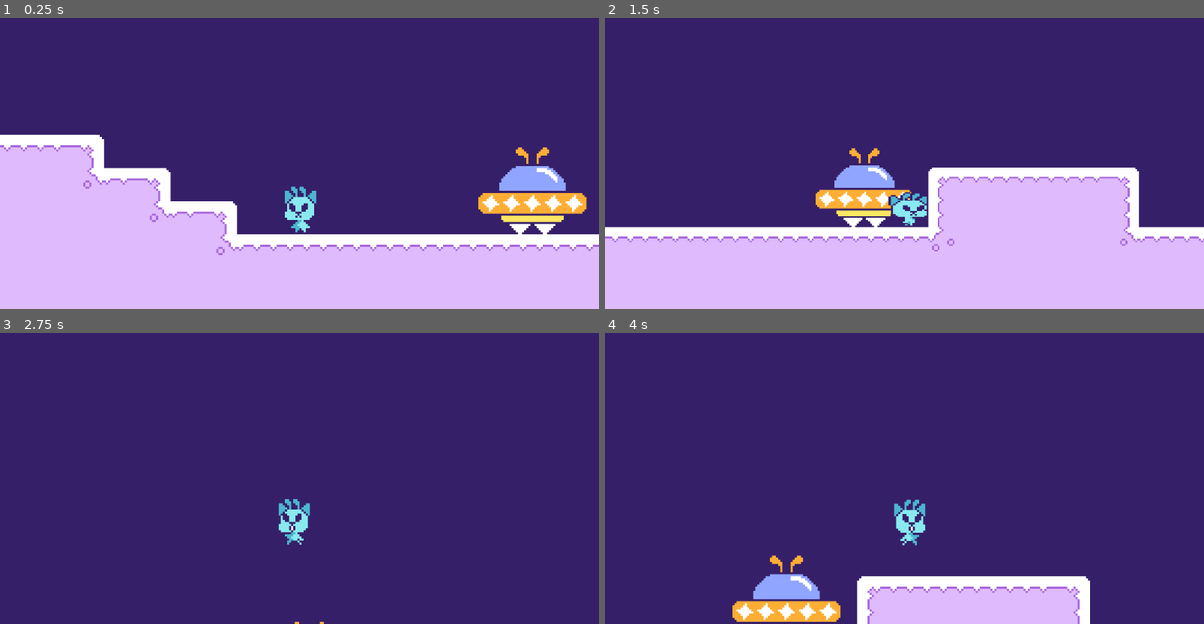
Above: before the commit, frames 1-4 (two rows, left to right).
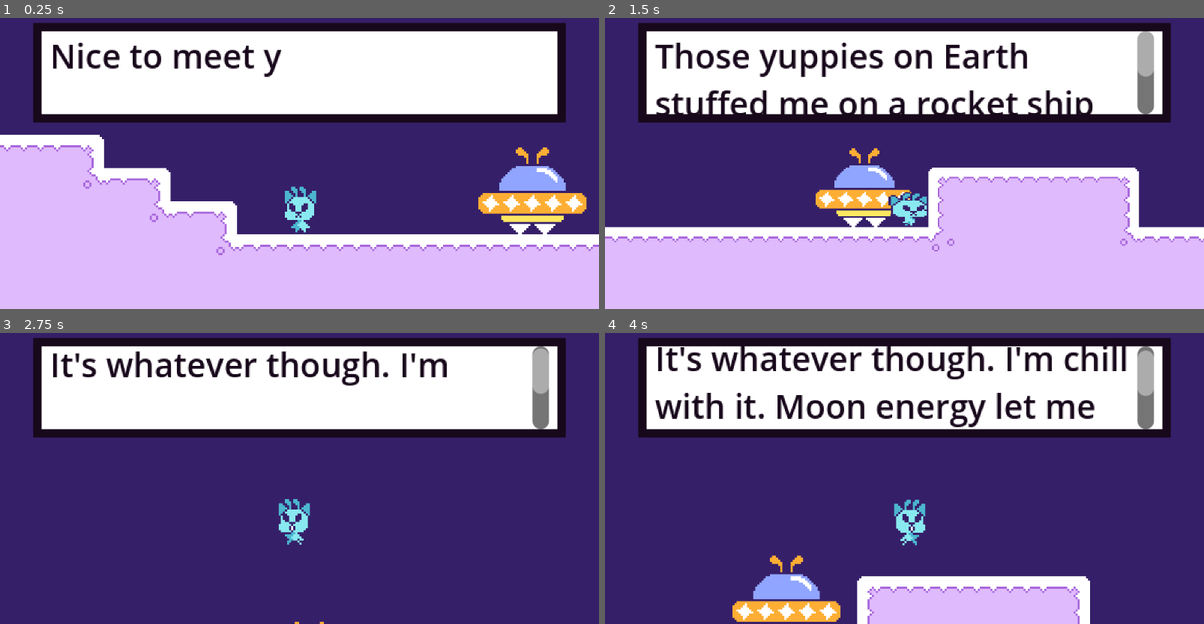
Above: after the commit, the same moments.

Repository: Zazorah/secret-santa-2025
Game: Godot game, scene res://World/Placeholder/TestRoom.tscn
Same seed, same stepped clock (60 frames per second), same inputs: the game is played once before the commit and once after it.
Inputs (mouse positions are in pixels of both pictures, inside the frame that each line leads up to):
- Up to frame 1 (0.25 s): no input
- Up to frame 2 (1.5 s): move the mouse to (1036, 146) at 0.52 s; hold Space (advance_text, bound only after the commit) 0.53-1.28 s; hold D (move_right) from 0.53 s (still down); tap W (jump) at 0.77 s; move the mouse to (784, 175) at 1.27 s; tap Mouse wheel up (zoom_in) at 1.35 s
- Up to frame 3 (2.75 s): tap W (jump) at 1.52 s; tap Space (advance_text, bound only after the commit) at 1.55, 2.3 s; move the mouse to (359, 408) at 2.02 s; release D (move_right) at 2.03 s; hold A (move_left) from 2.03 s (still down); hold Mouse wheel down (zoom_out) from 2.03 s (still down)
- Up to frame 4 (4 s): move the mouse to (874, 533) at 2.77 s; release A (move_left) at 2.78 s; release Mouse wheel down (zoom_out) at 2.78 s; hold D (move_right) from 2.78 s (still down); tap Space (advance_text, bound only after the commit) at 2.85 s; tap W (jump) at 3.02, 3.77 s; move the mouse to (1084, 519) at 3.52 s; hold Space (advance_text, bound only after the commit) from 3.53 s (still down)

The runs differ from the first frame. In frame 1, 31% of the frame differs, in the area x 5-95%, y 1-36%; in frame 2, 31%; in frame 3, 31%; in frame 4, 31%.

Commit message:
Dialog Textbox

Diff:
--- a/Utility/Dialog/DialogLoader.gd
+++ b/Utility/Dialog/DialogLoader.gd
@@ -104,4 +104,5 @@
 	if not dialog_data.has(key):
 		return
 
-	return dialog_data.get(key)
+	var dialog_scene = dialog_data.get(key)
+	return dialog_scene
--- a/Utility/Dialog/Resources/DialogScene.gd
+++ b/Utility/Dialog/Resources/DialogScene.gd
@@ -9,8 +9,9 @@
 func _init(new_tag: StringName) -> void:
 	tag = new_tag
 
-# Returns the next line in sequence, or
-func get_next_line():
-	if lines.size() > 0:
-		var top = lines.pop_front()
-		return top
+# Returns the line at a given index, or null.
+func get_line(index: int):
+	if lines.size() > index:
+		return lines[index]
+
+	return null
--- /dev/null
+++ b/Utility/Dialog/UI/DialogChoicebox.gd
@@ -0,0 +1,9 @@
+class_name DialogChoicebox
+extends Control
+
+## Represents a list of choices in the Dialog UI.
+
+var choices: Array[DialogChoice]
+
+func set_choices(new_choices: Array[DialogChoice]) -> void:
+	choices = new_choices
--- a/Utility/Dialog/UI/DialogPlayer.gd
+++ b/Utility/Dialog/UI/DialogPlayer.gd
@@ -4,10 +4,59 @@
 ## UI controller and display root for a dialog scene.
 ## Instantiated with a key pointing to a dialog scene.
 
+# Scene References
+const TEXTBOX_SCENE = preload("res://Utility/Dialog/UI/DialogTextbox.tscn")
+
+# Emitted when the dialog scene is finished.
+signal finished
+
+# State
 var scene: DialogScene
+var current_line: DialogLine
+var scene_index: int = -1
+
+# UI Elements
+var textbox: DialogTextbox
+var choicebox: DialogChoicebox
 
 func _init(new_scene: DialogScene) -> void:
 	scene = new_scene
 
 func _ready() -> void:
-	print(scene)
+	# Create Textbox
+	textbox = TEXTBOX_SCENE.instantiate() as DialogTextbox
+	add_child(textbox)
+
+	# Begin on First Line
+	_show_next_line()
+
+func _show_next_line() -> void:
+	scene_index += 1
+
+	current_line = scene.get_line(scene_index)
+
+	# If there is no next line, assume the cutscene is over.
+	if not current_line:
+		_end_dialog()
+		return
+
+	textbox.set_line(current_line)
+
+func _show_choices() -> void:
+	push_warning("Choicebox has not been implemented yet.. Sorry...")
+	_show_next_line()
+	pass
+
+func _input(event: InputEvent) -> void:
+	# Handle Textbox inputs
+	if textbox.active:
+		if not textbox.is_writing and event.is_action_pressed("advance_text"):
+			# Show choices if they exist.
+			if current_line.choices:
+				_show_choices()
+			else:
+				_show_next_line()
+
+func _end_dialog() -> void:
+	finished.emit()
+	queue_free()
--- /dev/null
+++ b/Utility/Dialog/UI/DialogTextbox.gd
@@ -0,0 +1,31 @@
+class_name DialogTextbox
+extends Control
+
+## Represents the textbox in the Dialog UI.
+
+# State
+var current_line: DialogLine
+var line_index: int = 0
+var active: bool = true
+var is_writing: bool = false
+
+# Child References
+@onready var text_label: RichTextLabel = %RichTextLabel
+
+func _process(_delta: float) -> void:
+	# Do Typewriter effect.
+	if line_index < current_line.text.length():
+		line_index += 1
+		is_writing = true
+	else:
+		is_writing = false
+
+	# Update text contents
+	text_label.visible_characters = max(line_index, 0)
+
+func set_line(new_line: DialogLine) -> void:
+	current_line = new_line
+	text_label.text = current_line.text
+
+	# Reset line for typewriter effect. Negative to give buffer time.
+	line_index = -1
--- /dev/null
+++ b/Utility/Dialog/UI/DialogTextbox.tscn
@@ -0,0 +1,56 @@
+[gd_scene load_steps=2 format=3 uid="uid://ce8e35br1k06"]
+
+[ext_resource type="Script" uid="uid://bjv2bprtv6gmt" path="res://Utility/Dialog/UI/DialogTextbox.gd" id="1_7scxk"]
+
+[node name="DialogTextbox" type="Control"]
+layout_mode = 3
+anchors_preset = 15
+anchor_right = 1.0
+anchor_bottom = 1.0
+grow_horizontal = 2
+grow_vertical = 2
+script = ExtResource("1_7scxk")
+
+[node name="VBoxContainer" type="VBoxContainer" parent="."]
+layout_mode = 1
+anchors_preset = 5
+anchor_left = 0.5
+anchor_right = 0.5
+offset_left = -128.0
+offset_right = 128.0
+offset_bottom = 52.0
+grow_horizontal = 2
+
+[node name="SpacerTop" type="Control" parent="VBoxContainer"]
+custom_minimum_size = Vector2(0, 2)
+layout_mode = 2
+
+[node name="OuterContainer" type="PanelContainer" parent="VBoxContainer"]
+custom_minimum_size = Vector2(256, 48)
+layout_mode = 2
+
+[node name="BackingColor" type="ColorRect" parent="VBoxContainer/OuterContainer"]
+layout_mode = 2
+color = Color(0.0947118, 0.03211941, 0.10604989, 1)
+
+[node name="InnerContainer" type="PanelContainer" parent="VBoxContainer/OuterContainer"]
+custom_minimum_size = Vector2(248, 40)
+layout_mode = 2
+size_flags_horizontal = 4
+size_flags_vertical = 4
+
+[node name="InnerColor" type="ColorRect" parent="VBoxContainer/OuterContainer/InnerContainer"]
+layout_mode = 2
+
+[node name="TextContainer" type="PanelContainer" parent="VBoxContainer/OuterContainer/InnerContainer"]
+self_modulate = Color(1, 1, 1, 0)
+custom_minimum_size = Vector2(240, 40)
+layout_mode = 2
+size_flags_horizontal = 4
+size_flags_vertical = 4
+
+[node name="RichTextLabel" type="RichTextLabel" parent="VBoxContainer/OuterContainer/InnerContainer/TextContainer"]
+unique_name_in_owner = true
+layout_mode = 2
+theme_override_colors/default_color = Color(0.09411765, 0.03137255, 0.105882354, 1)
+text = "Hello, World!"
--- a/Utility/GameManager.gd
+++ b/Utility/GameManager.gd
@@ -6,4 +6,12 @@
 var camera: Camera
 
 func _ready() -> void:
-	DialogManager.play_dialog("frog_test")
+	var player = DialogManager.play_dialog("frog_test")
+	await player.finished
+
+	print("First scene finished!")
+
+	var new_player = DialogManager.play_dialog("frog_test")
+	await new_player.finished
+
+	print("Second scene finished!")
--- a/project.godot
+++ b/project.godot
@@ -66,6 +66,11 @@
 "events": [Object(InputEventMouseButton,"resource_local_to_scene":false,"resource_name":"","device":-1,"window_id":0,"a …(253 unchanged characters)…
 ]
 }
+advance_text={
+"deadzone": 0.2,
+"events": [Object(InputEventKey,"resource_local_to_scene":false,"resource_name":"","device":-1,"window_id":0,"alt_pressed":false,"shift_pressed":false,"ctrl_pressed":false,"meta_pressed":false,"pressed":false,"keycode":0,"physical_keycode":32,"key_label":0,"unicode":32,"location":0,"echo":false,"script":null)
+]
+}
 
 [rendering]
 
Not shown, added: Utility/Dialog/UI/DialogChoicebox.gd.uid
Not shown, added: Utility/Dialog/UI/DialogTextbox.gd.uid
